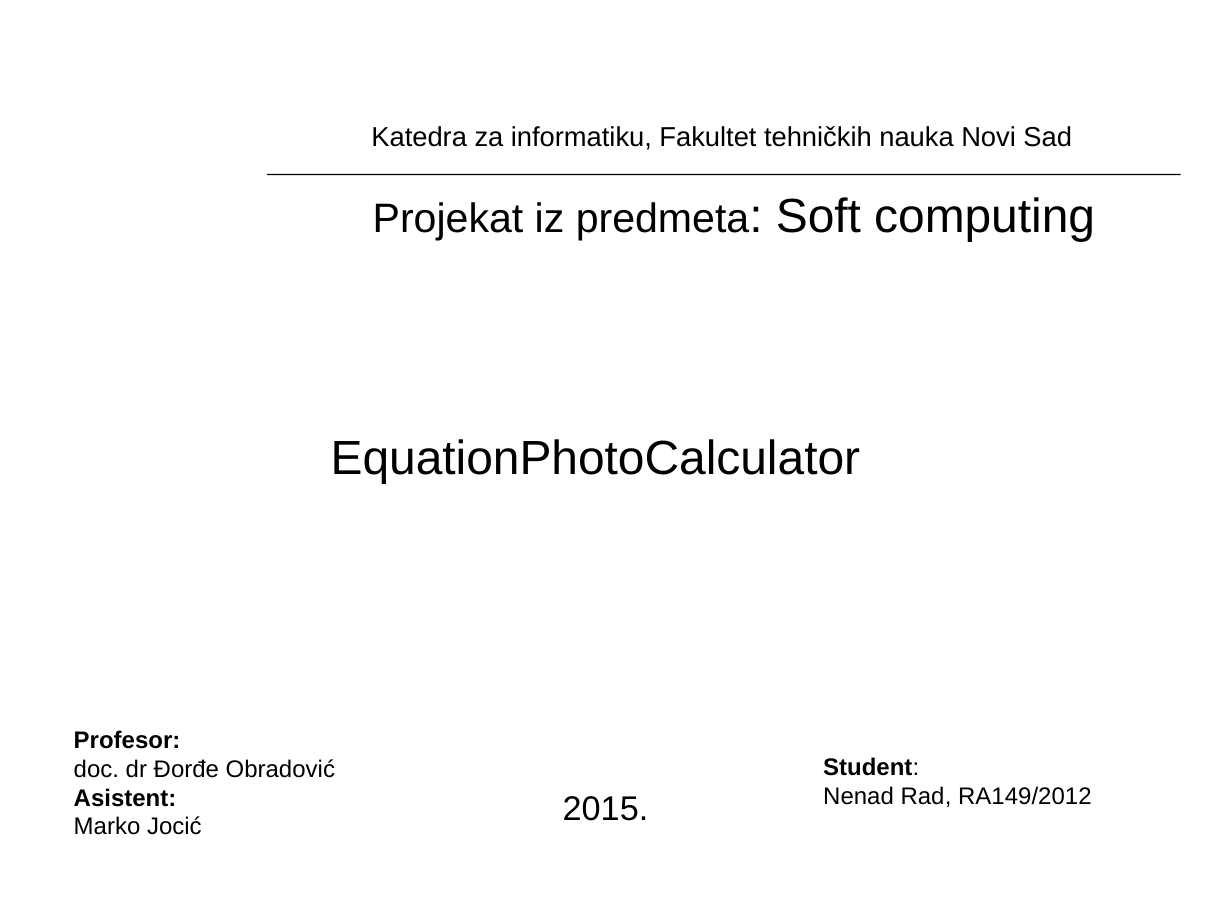
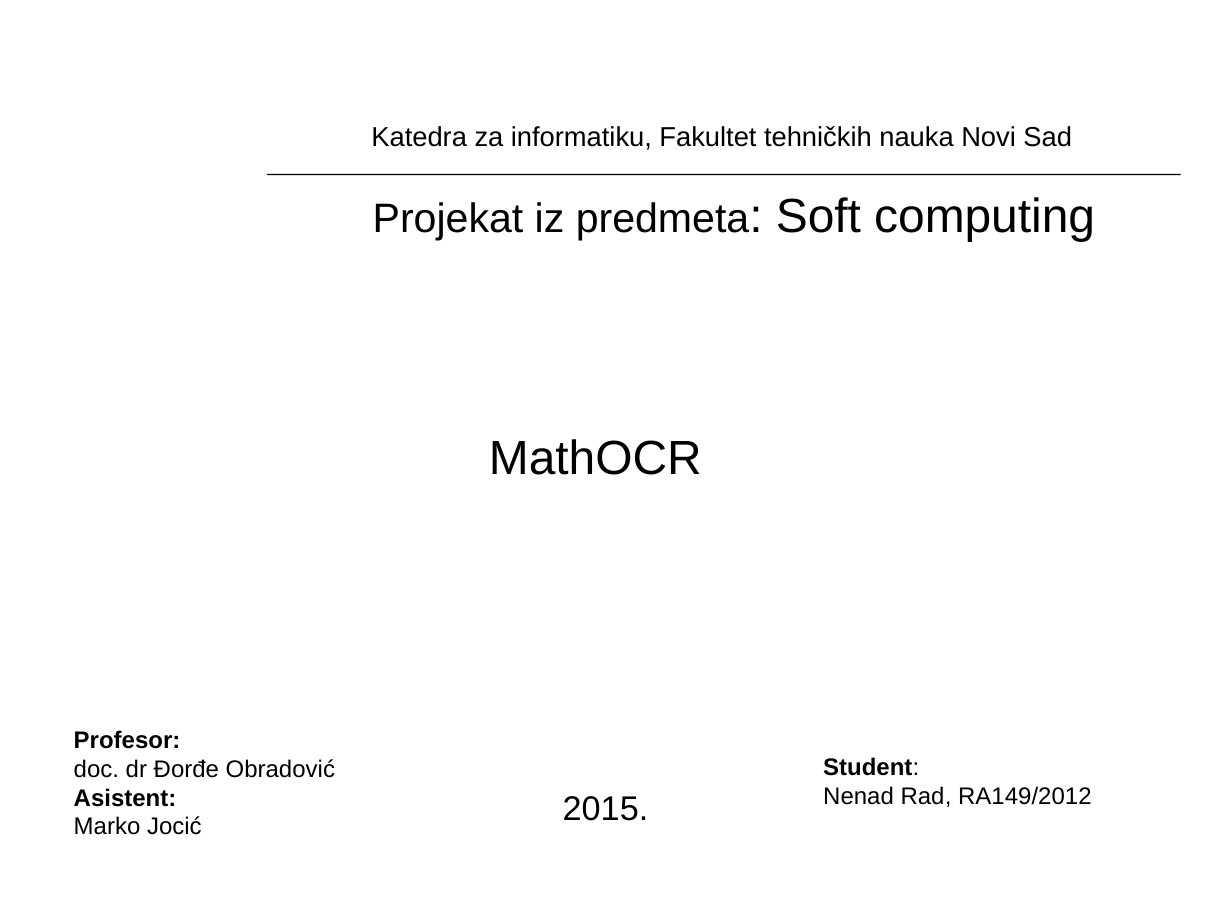
Before and after one commit to nenadrad/softProjekat, a slide deck: slide 1 of softProjekat.pptx. Drawn at 1232x924 pixels with LibreOffice and Linux fonts; fonts in the diff are those of the drawing; background and template pictures are left out. Boxes give left, top, right and bottom in pixels: in the first picture for what was removed or moved away, otherwise in the second. Text is boxed around its words. In the diff, an @@ line names an element or a change of style, - is before the commit and + after.

```diff
--- a/softProjekat.pptx
+++ b/softProjekat.pptx
@@ text at [489, 439, 702, 475]: text changed @@
-EquationPhotoCalculator
+MathOCR
```
Also in this commit, not shown: 3 other slides changed, 8 slides added.
